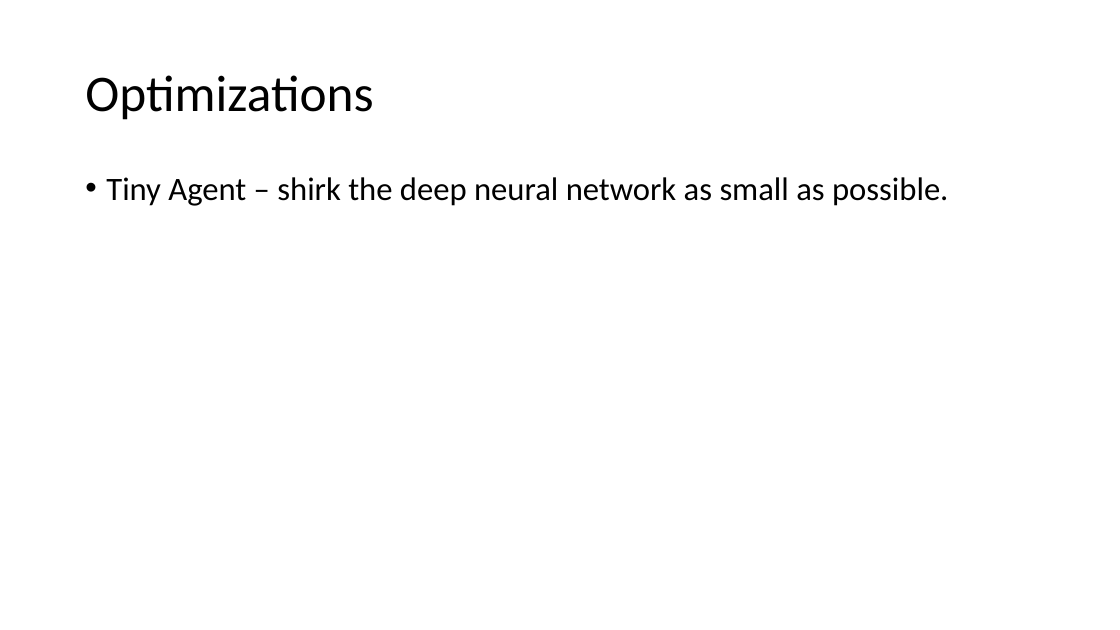
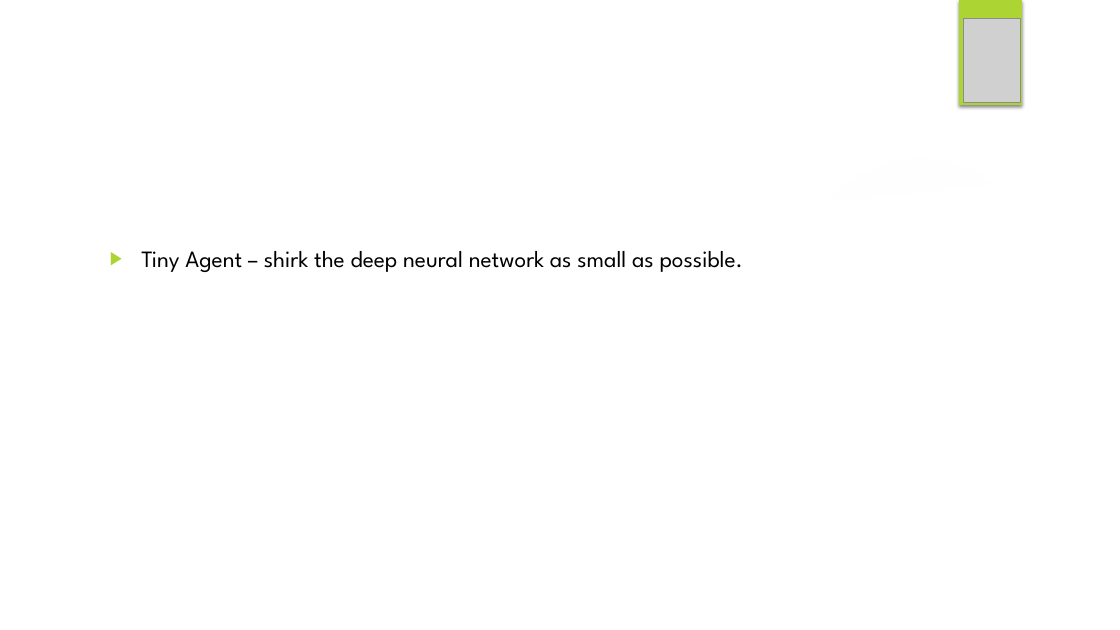
Before and after one commit to NikuKikai/RL-on-SUMO, a slide deck: slide 7 of Annual_project_proposal.pptx (slide 5 before the commit). Drawn at 1120x630 pixels with LibreOffice and Linux fonts; fonts in the diff are those of the drawing; grey boxes stand for pictures; background and template pictures are left out. Boxes give left, top, right and bottom in pixels: in the first picture for what was removed or moved away, otherwise in the second. Text is boxed around its words. In the diff, an @@ line names an element or a change of style, - is before the commit and + after.

```diff
--- a/Annual_project_proposal.pptx
+++ b/Annual_project_proposal.pptx
@@ rectangle added at [959, 0, 1022, 105], fill #ACD433 @@
@@ picture added at [963, 18, 1021, 103] @@
@@ text "Optimizations": place and size @@
-text "Optimizations" at [85, 75, 373, 120]
+text "Optimizations" at [102, 42, 924, 171]
@@ text "Optimizations" at [102, 42, 924, 171]: size 44 to 66 pt, font Calibri to League Spartan, text colour #000000 to #FFFFFF, bold on; line spacing 0.9 to 1 @@
@@ freeform shape added at [802, 134, 1120, 210], fill #FFFFFF at 20% opacity @@
@@ freeform shape added at [0, 162, 1120, 630], fill #FFFFFF @@
@@ ellipse added at [791, 154, 1049, 413], fill gradient #F7F7F7 @@
@@ text "Tiny Agent – shirk the ...": place and size @@
-text "Tiny Agent – shirk the ..." at [106, 177, 948, 206]
+text "Tiny Agent – shirk the ..." at [141, 251, 743, 272]
@@ text "Tiny Agent – shirk the ..." at [141, 251, 743, 272]: size 28 to 20 pt, font Calibri to League Spartan; bullet • to ▶; line spacing 0.9 to 1 @@
```
Also in this commit, not shown: 3 other slides changed, 3 slides added, 1 slide removed.
